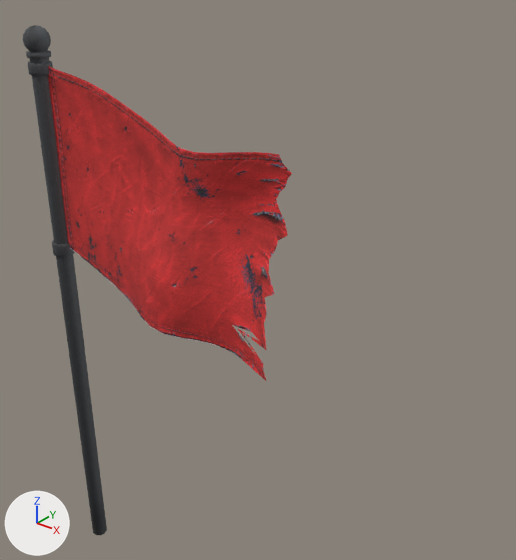
Before and after pictures for a commit that changed the Blender file src/models/RedFlag/RedFlag.blend.
Camera for both pictures: a 50 mm camera at (0.964, -0.673, 1.132) aimed at (0.333, 0.115, 0.643). Lighting does not change. The marker at lower left points along +X, +Y and +Z. The older version comes first.

The older version as bpy lines, for what is in view:
```python
me_redflag = bpy.data.meshes.new('RedFlag')
me_redflag.from_pydata(...)  # 763 vertices, 720 faces; spans x -0.021..0.449, y -0.042..0.05, z 0.0..1.008
me_redflag.polygons.foreach_set('use_smooth', [True] * 720)
# faces by material slot: [338, 382]
me_redflag.materials.append(mat_pole)  # picture img_flag_pole
me_redflag.materials.append(mat_cloth)  # picture img_flag_cloth_red
ob_redflag = bpy.data.objects.new('RedFlag', me_redflag)
ob_redflag.location = (0.0, 0.0, 0.0)
```
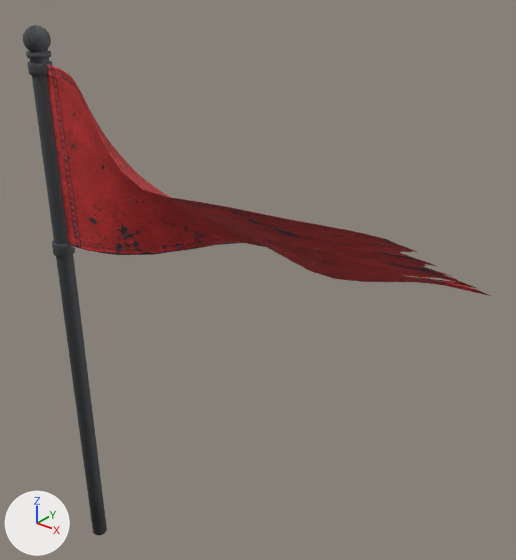
Changed parts and their boxes [x1, y1, x2, y2] in the pictures (516 x 560 px; the box of a moved part takes in the faces that stretch with it):
'RedFlag', reshaped (73% wider): before [23, 25, 292, 535]; after [23, 25, 490, 535]
part 1 of me_redflag, moved or reshaped: before [48, 66, 292, 381]; after [47, 65, 490, 296]

The change, as a diff of the scene's bpy script:
```diff
--- a/src/models/RedFlag/RedFlag.blend.py
+++ b/src/models/RedFlag/RedFlag.blend.py
@@ me_redflag @@
 # used by ob_redflag; location = (0.0, 0.0, 0.0)
-me_redflag.from_pydata(...)  # 763 vertices, 720 faces; spans x -0.021..0.449, y -0.042..0.05, z 0.0..1.008
+me_redflag.from_pydata(...)  # 763 vertices, 720 faces; spans x -0.021..0.683, y -0.113..0.167, z 0.0..1.008
+# me_redflag part 1: 400 of 763 vertices moved; they spanned x 0.037..0.449, y -0.042..0.05, z 0.568..0.947 and now span x 0.054..0.683, y -0.113..0.167, z 0.649..0.952; mean shift (0.135, 0.015, 0.031); largest move (0.449, -0.01, 0.568) -> (0.683, 0.167, 0.706)
 me_redflag.materials.append(mat_pole)
```
